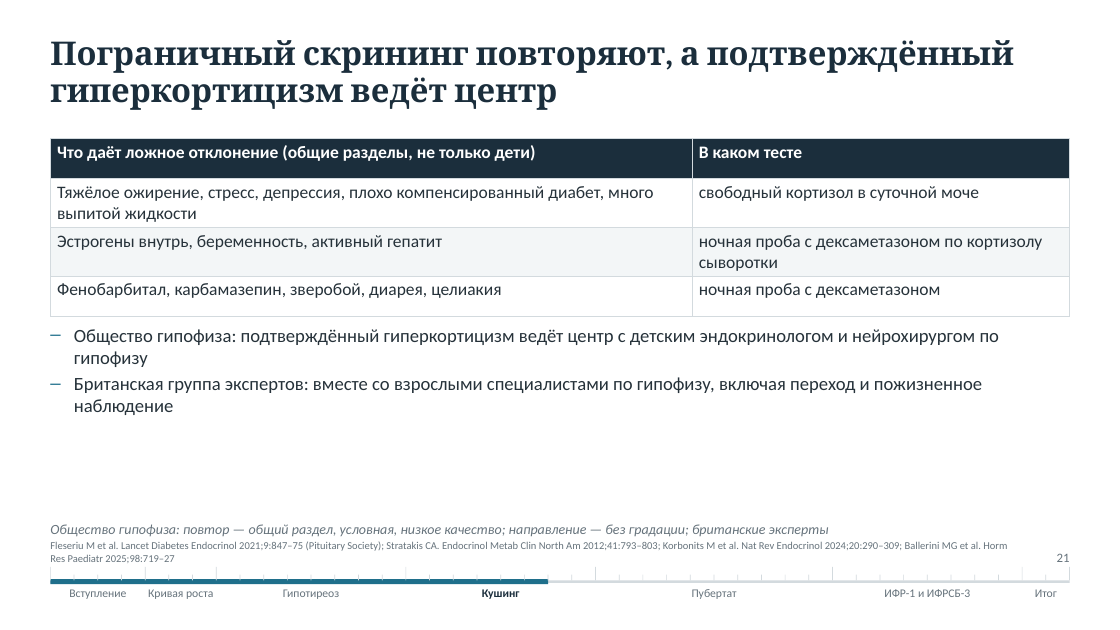
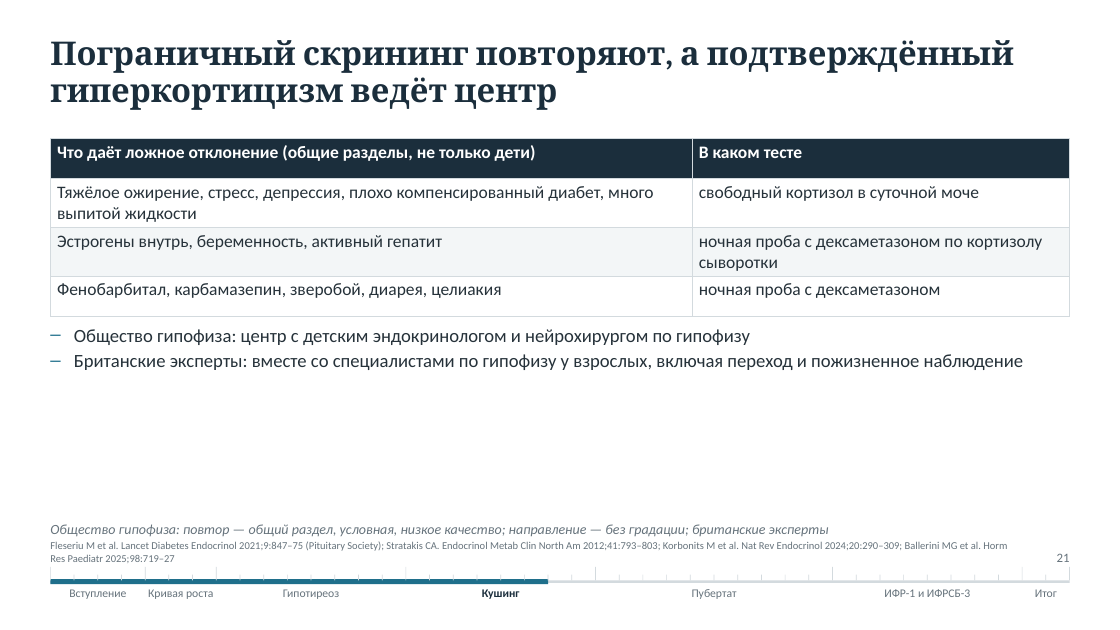
Before and after one commit to drabdulbosit1-eng/my-test-cloud, a slide deck: slide 21 of Endo_short_stature/Эндокринные причины низкорослости 2026.pptx. Drawn at 1120x630 pixels with LibreOffice and Linux fonts; fonts in the diff are those of the drawing. Boxes give left, top, right and bottom in pixels: in the first picture for what was removed or moved away, otherwise in the second. Text is boxed around its words. In the diff, an @@ line names an element or a change of style, - is before the commit and + after.

```diff
--- a/Endo_short_stature/Эндокринные причины низкорослости 2026.pptx
+++ b/Endo_short_stature/Эндокринные причины низкорослости 2026.pptx
@@ text at (74,329,1024,370): text changed @@
-– Общество гипофиза: подтверждённый гиперкортицизм ведёт центр с детским эндокринологом и нейрохирургом по гипофизу
-– Британская группа экспертов: вместе со взрослыми специалистами по гипофизу, включая переход и пожизненное наблюдение
+– Общество гипофиза: центр с детским эндокринологом и нейрохирургом по гипофизу
+– Британские эксперты: вместе со специалистами по гипофизу у взрослых, включая переход и пожизненное наблюдение
```
Also in this commit, not shown: 26 other slides changed, 14 other files.
